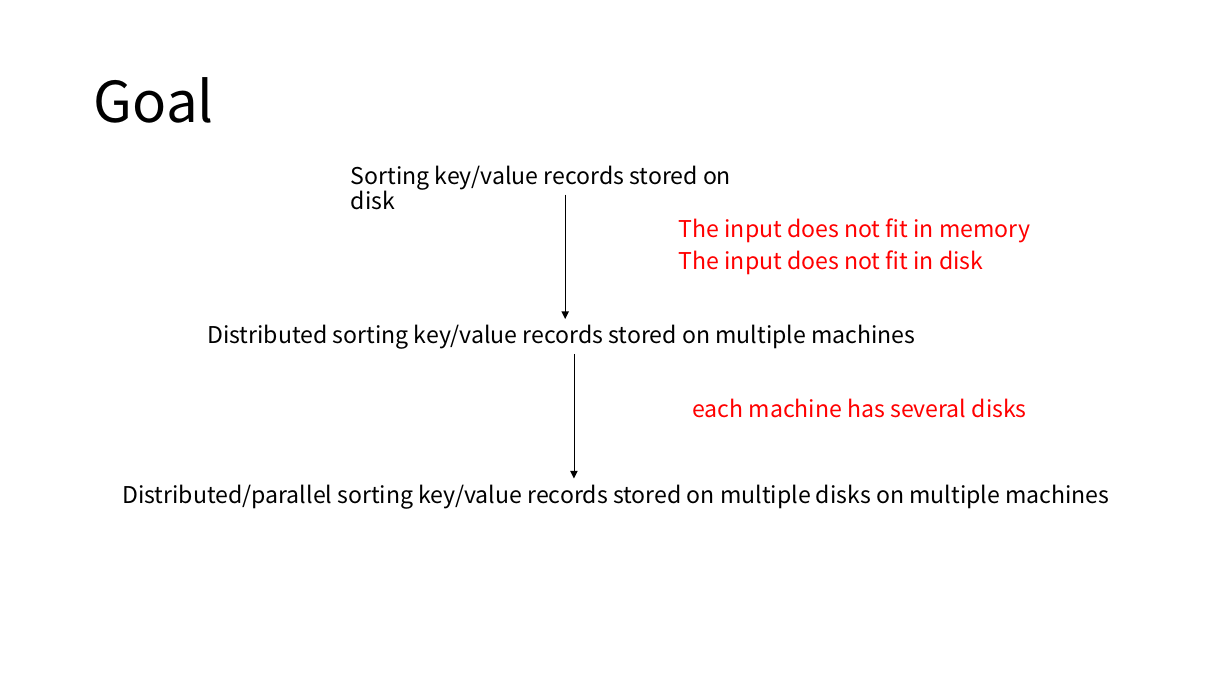
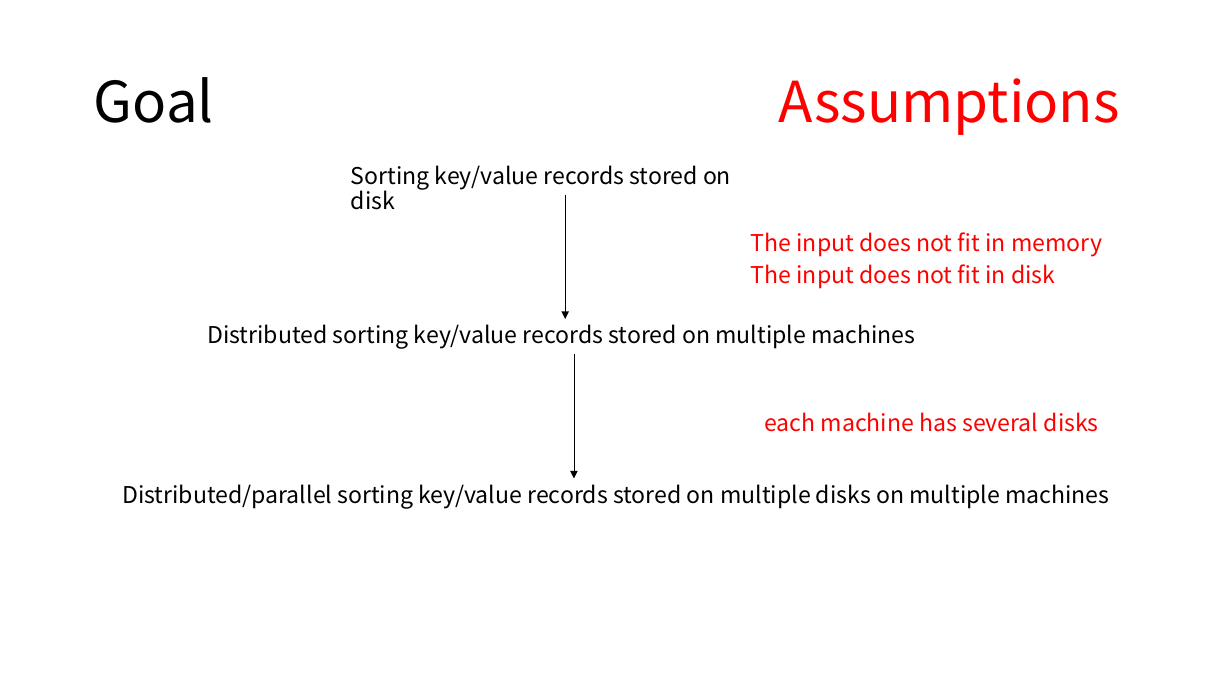
Before and after one commit to GNUp/cs434-doc, a slide deck: slide 2 of project2.pptx. Drawn at 1232x693 pixels with LibreOffice and Linux fonts; fonts in the diff are those of the drawing. Boxes give left, top, right and bottom in pixels: in the first picture for what was removed or moved away, otherwise in the second. Text is boxed around its words. In the diff, an @@ line names an element or a change of style, - is before the commit and + after.

```diff
--- a/project2.pptx
+++ b/project2.pptx
@@ title at [94, 77, 1120, 135]: text changed; text colour #000000 to #FF0000 @@
-Goal
+Goal Assumptions
@@ 3 texts: place and size @@
-3 texts at [679, 218, 1030, 418]
+3 texts at [751, 232, 1102, 432]
```
Also in this commit, not shown: 6 other slides changed, 21 slides added, 6 slides removed.
